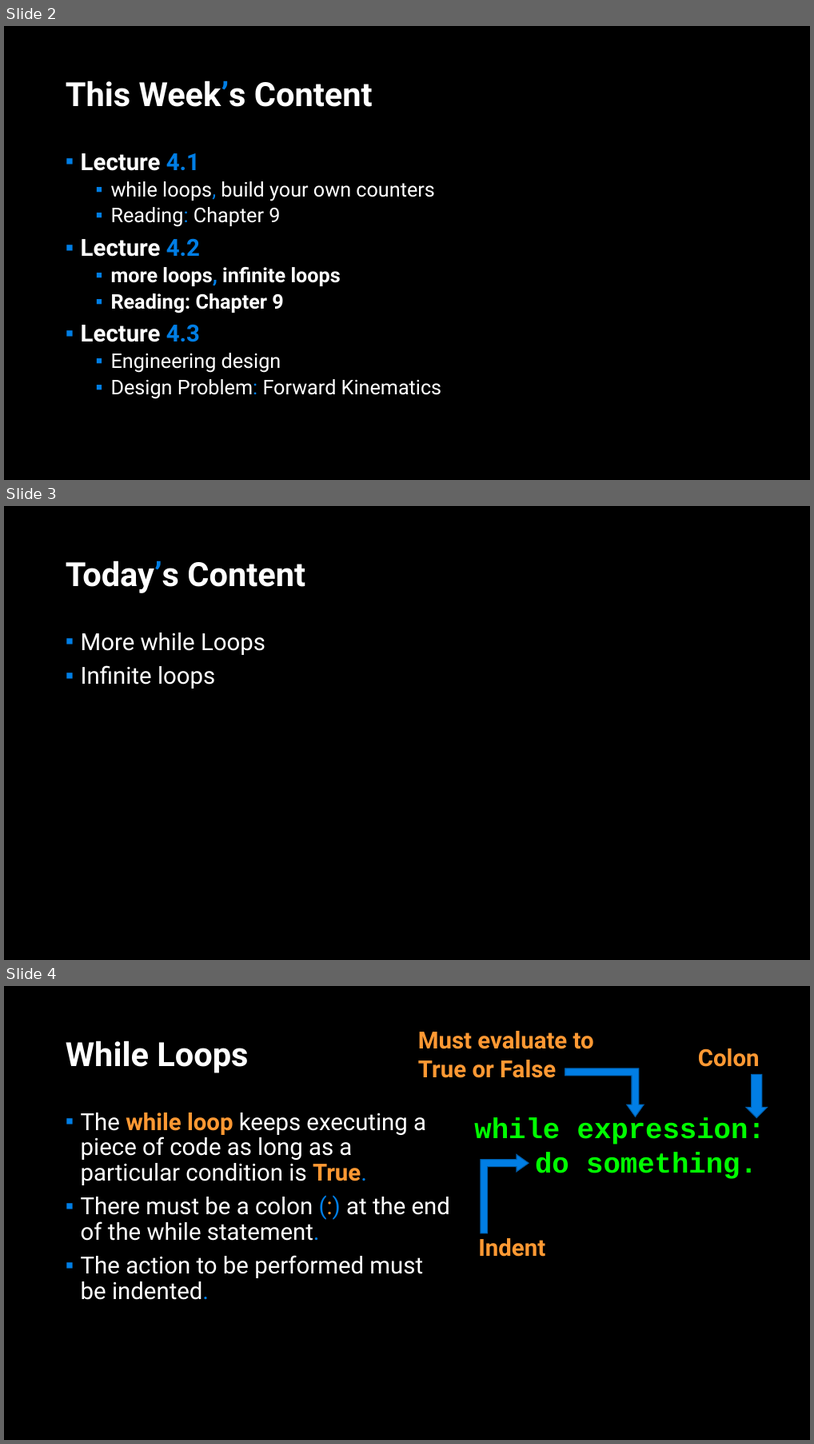
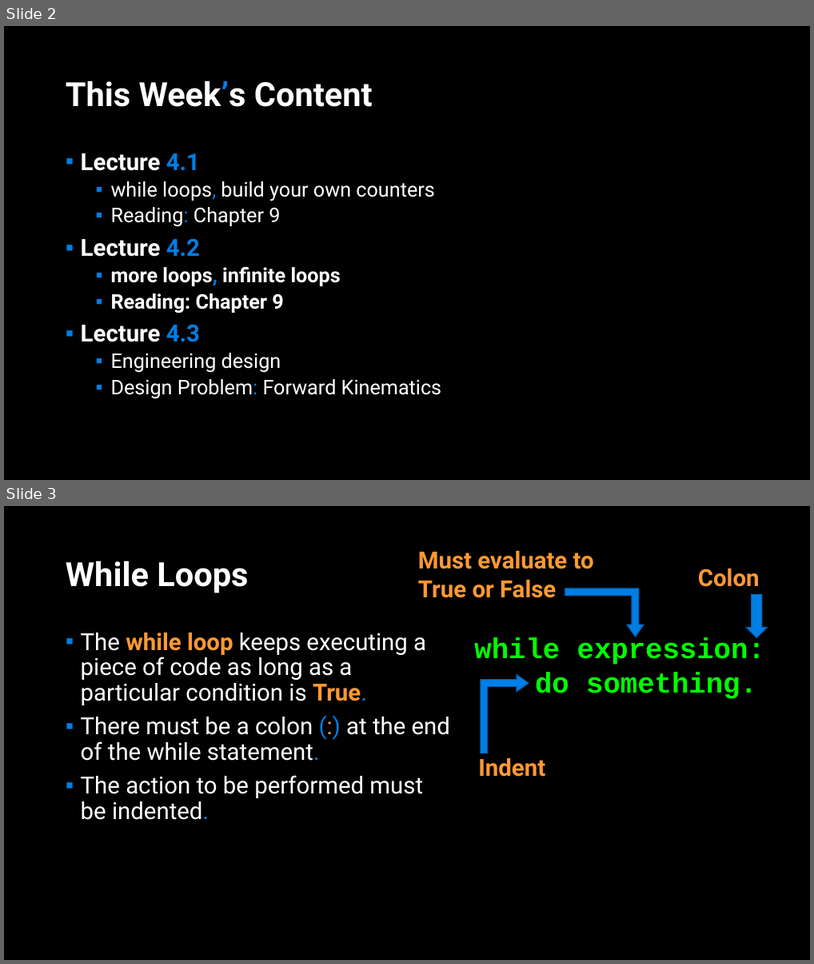
Before and after one commit to APS106/APS106-winter-2022-material, a slide deck: lectures/week4/lecture2/slides/week4_lecture2.pptx. Shown one above the other, each under a label of ours: slides 2, 3 and 4 before the commit, slides 2 and 3 after it. The pictures are 814x1444 and 814x964 pixels, drawn with LibreOffice and Linux fonts; fonts in the diff are those of the drawing; background and template pictures are left out. Boxes give left, top, right and bottom in pixels: in the first picture for what was removed or moved away, otherwise in the second. Text is boxed around its words. In the diff, an @@ line names an element or a change of style, - is before the commit and + after.

```diff
--- a/lectures/week4/lecture2/slides/week4_lecture2.pptx
+++ b/lectures/week4/lecture2/slides/week4_lecture2.pptx
@@ slide 3 removed at <box>4,506,810,960</box>, background picture (left out) @@
@@ title removed at <box>66,560,306,593</box> @@
-Today’s Content
@@ text removed at <box>81,632,266,688</box> @@
-▪ More while Loops
-▪ Infinite loops
@@ what was slide 4 is now slide 3 @@
```
Also in this commit, not shown: 1 slide changed, 5 other files.
